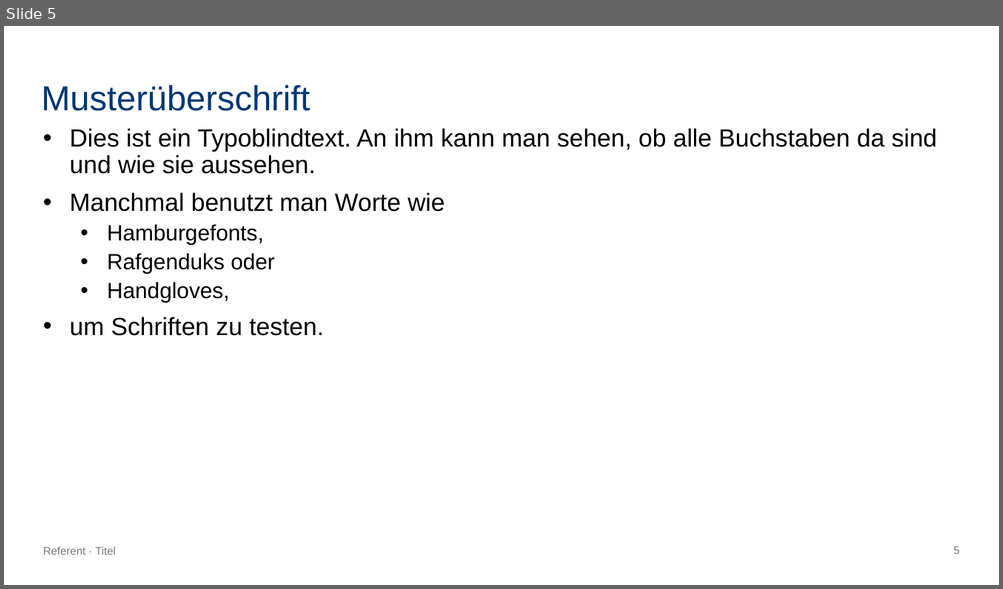
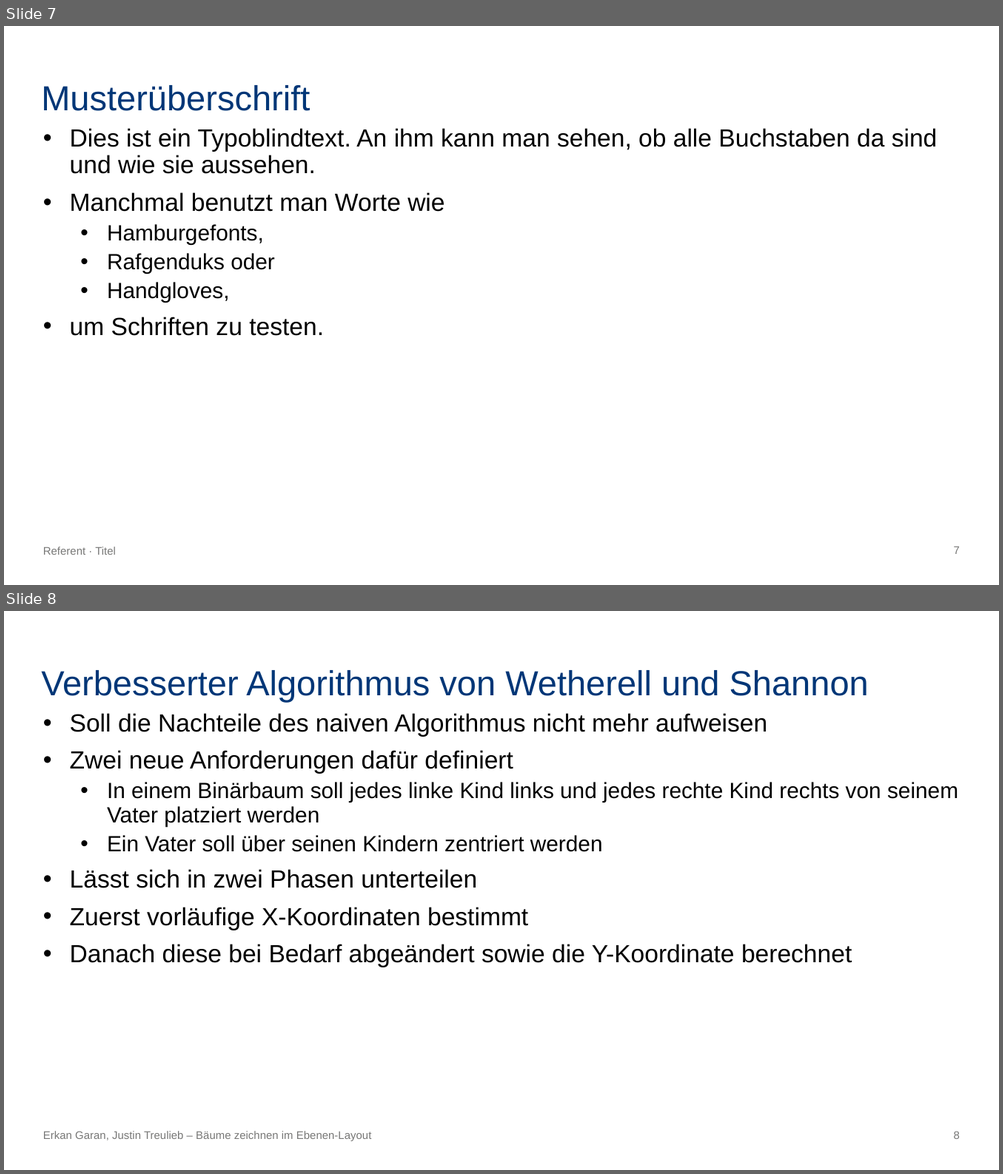
Before and after one commit to erkangrn/Praxsiprojekt, a slide deck: Powerpoint/Bäume zeichnen im Ebenen-Layout.pptx. Shown one above the other, each under a label of ours: slide 5 before the commit, slides 7 and 8 after it. The pictures are 1003x589 and 1003x1174 pixels, drawn with LibreOffice and Linux fonts; fonts in the diff are those of the drawing. Boxes give left, top, right and bottom in pixels: in the first picture for what was removed or moved away, otherwise in the second. Text is boxed around its words. In the diff, an @@ line names an element or a change of style, - is before the commit and + after.

```diff
--- a/Powerpoint/Bäume zeichnen im Ebenen-Layout.pptx
+++ b/Powerpoint/Bäume zeichnen im Ebenen-Layout.pptx
@@ slide 8 added at [4,611,999,1170], background #FFFFFF; not listed: 1 template element that a slide beside it also shows @@
@@ title added at [41,670,868,701], 25.2 pt, text #003677 @@
+Verbesserter Algorithmus von Wetherell und Shannon
@@ text added at [70,713,958,967], 18 pt, text #000000 @@
+• Soll die Nachteile des naiven Algorithmus nicht mehr aufweisen
+• Zwei neue Anforderungen dafür definiert
+  • In einem Binärbaum soll jedes linke Kind links und jedes rechte Kind rechts von seinem Vater platziert werden
+  • Ein Vater soll über seinen Kindern zentriert werden
+• Lässt sich in zwei Phasen unterteilen
+• Zuerst vorläufige X-Koordinaten bestimmt
+• Danach diese bei Bedarf abgeändert sowie die Y-Koordinate berechnet
@@ text added at [43,1131,372,1142], 8 pt, text #777776 @@
+Erkan Garan, Justin Treulieb – Bäume zeichnen im Ebenen-Layout
@@ what was slide 5 is now slide 7 @@
@@ page number at [953,547,959,554]: text changed @@
-5
+7
```
Also in this commit, not shown: 2 slides changed, 5 other slides added.
